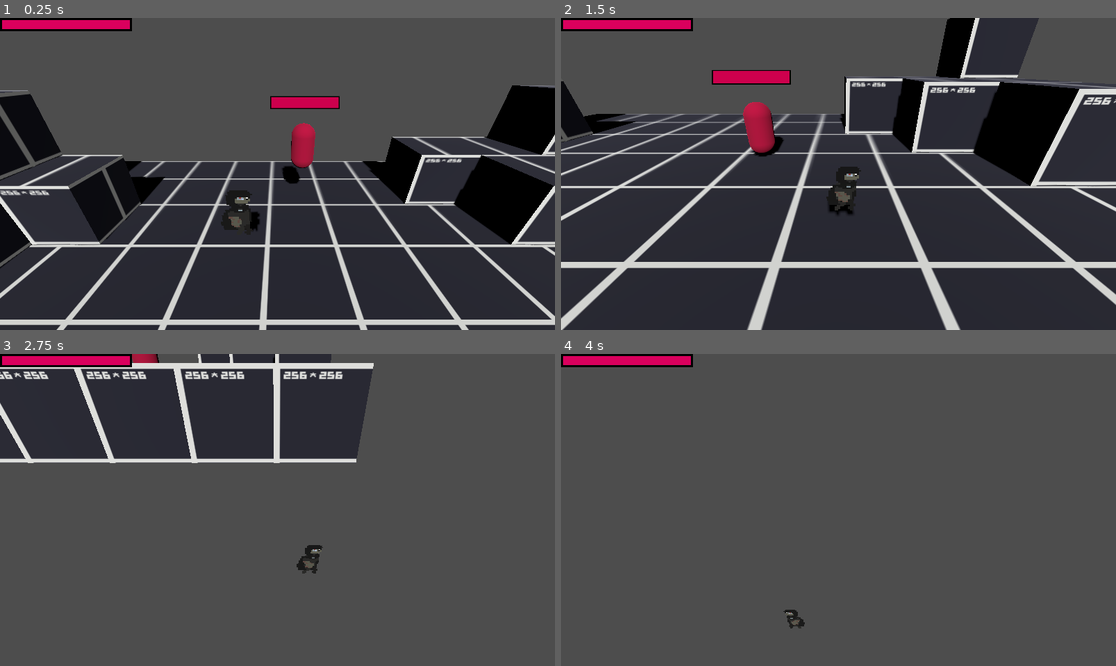
Above: before the commit, frames 1-4 (two rows, left to right).
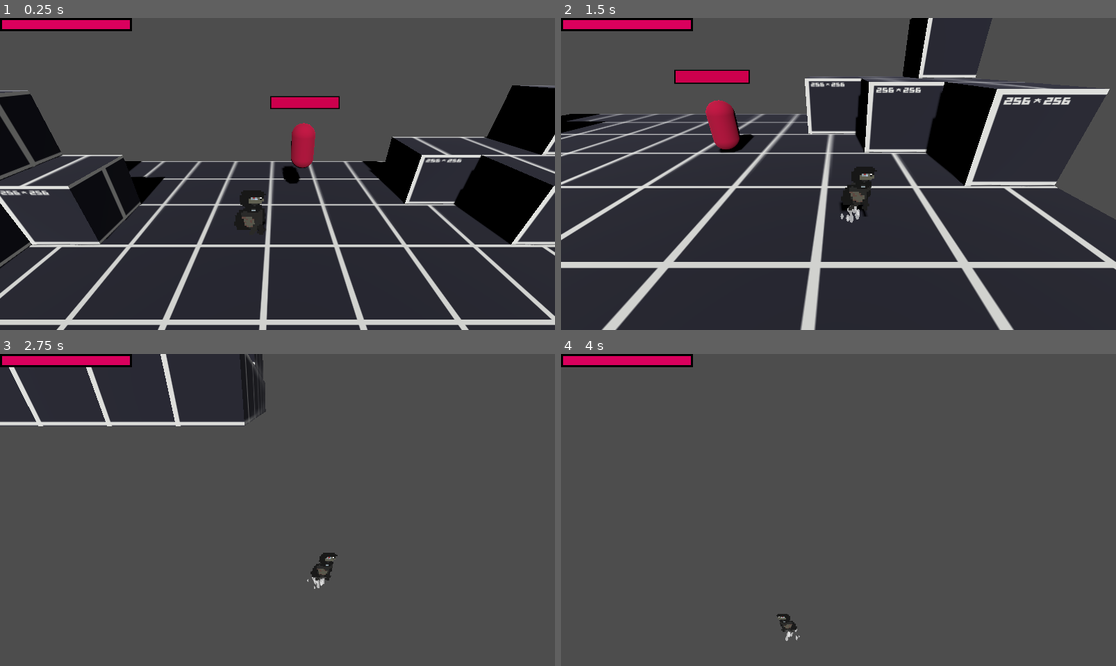
Above: after the commit, the same moments.

Repository: PyuKu2005/BrainsGit
Game: Godot game, scene res://scenes/test_level.tscn
Same seed, same stepped clock (60 frames per second), same inputs: the game is played once before the commit and once after it.
Inputs:
- Up to frame 1 (0.25 s): no input
- Up to frame 2 (1.5 s): hold D (ui_right) 0.53-1.28 s; tap Ctrl (Dash) at 0.6 s; hold S (ui_down) from 1.28 s (still down); tap Shift (Courir) at 1.35 s
- Up to frame 3 (2.75 s): tap Ctrl (Dash) at 1.55, 2.1 s; release S (ui_down) at 2.03 s; hold D (ui_right) from 2.03 s (still down)
- Up to frame 4 (4 s): release D (ui_right) at 2.78 s; hold W (ui_up) 2.78-3.53 s; tap J (playerAttack) at 2.85 s; tap Ctrl (Dash) at 3.05, 3.6 s; hold A (ui_left) from 3.53 s (still down)

The runs differ from the first frame. In frame 1, 0.6% of the frame differs, in the area x 39-48%, y 55-69%; in frame 2, 30%, in the area x 0-100%, y 0-100%; in frame 3, 15%; in frame 4, 0.2%.

Commit message:
Ajout de particules quand on bouge
PAs tout à fait fini, je veux dynamiquement changer la durée des particules selon l'état du personnage pour la prochaine séance

Diff:
--- /dev/null
+++ b/Particles/WalkingParticles.tscn
@@ -0,0 +1,36 @@
+[gd_scene load_steps=6 format=3 uid="uid://bx76p87xo5all"]
+
+[sub_resource type="Curve" id="Curve_jfkli"]
+_data = [Vector2(0.132075, 1), 0.0, 0.0, 0, 0, Vector2(0.578616, 0.714286), 0.0, 0.0, 0, 0, Vector2(0.867924, 0.450549), 0.0, 0.0, 0, 0]
+point_count = 3
+
+[sub_resource type="CurveTexture" id="CurveTexture_g6iyh"]
+curve = SubResource("Curve_jfkli")
+
+[sub_resource type="ParticleProcessMaterial" id="ParticleProcessMaterial_rlps5"]
+emission_shape = 3
+emission_box_extents = Vector3(0.5, 0.5, 0.5)
+scale_min = 0.5
+scale_max = 0.5
+scale_curve = SubResource("CurveTexture_g6iyh")
+color = Color(1, 1, 1, 0.643137)
+
+[sub_resource type="StandardMaterial3D" id="StandardMaterial3D_f86lx"]
+transparency = 1
+shading_mode = 0
+albedo_color = Color(0.933333, 0.933333, 0.933333, 0.658824)
+disable_receive_shadows = true
+billboard_mode = 1
+billboard_keep_scale = true
+grow_amount = -6.063
+
+[sub_resource type="SphereMesh" id="SphereMesh_bd8eg"]
+lightmap_size_hint = Vector2i(17, 9)
+material = SubResource("StandardMaterial3D_f86lx")
+
+[node name="GPUParticles3D" type="GPUParticles3D"]
+transform = Transform3D(1.13648, 0, 0, 0, 1.13648, 0, 0, 0, 1.13648, 0, 0, 0)
+amount = 10
+lifetime = 0.31
+process_material = SubResource("ParticleProcessMaterial_rlps5")
+draw_pass_1 = SubResource("SphereMesh_bd8eg")
--- a/scenes/Player.tscn
+++ b/scenes/Player.tscn
@@ -1,7 +1,8 @@
-[gd_scene load_steps=16 format=3 uid="uid://cn5s5415vxhb0"]
+[gd_scene load_steps=17 format=3 uid="uid://cn5s5415vxhb0"]
 
 [ext_resource type="Script" path="res://script/playerMovement.gd" id="1_i62jh"]
 [ext_resource type="Texture2D" uid="uid://dq3aftttufc4x" path="res://Animations/TheBrain-Sheet.png" id="2_vg3rf"]
+[ext_resource type="PackedScene" uid="uid://bx76p87xo5all" path="res://Particles/WalkingParticles.tscn" id="3_j86tl"]
 
 [sub_resource type="Animation" id="Animation_ijhyk"]
 resource_name = "Attack"
@@ -10,7 +11,7 @@
 tracks/0/type = "value"
 tracks/0/imported = false
 tracks/0/enabled = true
-tracks/0/path = NodePath("Sprite3D/playerHitArea/hitArea:disabled")
+tracks/0/path = NodePath("Marker3D/Sprite3D/playerHitArea/hitArea:disabled")
 tracks/0/interp = 1
 tracks/0/loop_wrap = true
 tracks/0/keys = {
@@ -22,7 +23,7 @@
 tracks/1/type = "value"
 tracks/1/imported = false
 tracks/1/enabled = true
-tracks/1/path = NodePath("Sprite3D:frame")
+tracks/1/path = NodePath("Marker3D/Sprite3D:frame")
 tracks/1/interp = 1
 tracks/1/loop_wrap = true
 tracks/1/keys = {
@@ -39,7 +40,7 @@
 tracks/0/type = "value"
 tracks/0/imported = false
 tracks/0/enabled = true
-tracks/0/path = NodePath("Sprite3D:frame")
+tracks/0/path = NodePath("Marker3D/Sprite3D:frame")
 tracks/0/interp = 1
 tracks/0/loop_wrap = true
 tracks/0/keys = {
@@ -51,7 +52,7 @@
 tracks/1/type = "value"
 tracks/1/imported = false
 tracks/1/enabled = true
-tracks/1/path = NodePath("Sprite3D/playerHitArea/hitArea:disabled")
+tracks/1/path = NodePath("Marker3D/Sprite3D/playerHitArea/hitArea:disabled")
 tracks/1/interp = 1
 tracks/1/loop_wrap = true
 tracks/1/keys = {
@@ -68,7 +69,7 @@
 tracks/0/type = "value"
 tracks/0/imported = false
 tracks/0/enabled = true
-tracks/0/path = NodePath("Sprite3D:frame")
+tracks/0/path = NodePath("Marker3D/Sprite3D:frame")
 tracks/0/interp = 1
 tracks/0/loop_wrap = true
 tracks/0/keys = {
@@ -85,7 +86,7 @@
 tracks/0/type = "value"
 tracks/0/imported = false
 tracks/0/enabled = true
-tracks/0/path = NodePath("Sprite3D:frame")
+tracks/0/path = NodePath("Marker3D/Sprite3D:frame")
 tracks/0/interp = 1
 tracks/0/loop_wrap = true
 tracks/0/keys = {
@@ -101,7 +102,7 @@
 tracks/0/type = "value"
 tracks/0/imported = false
 tracks/0/enabled = true
-tracks/0/path = NodePath("Sprite3D:frame")
+tracks/0/path = NodePath("Marker3D/Sprite3D:frame")
 tracks/0/interp = 1
 tracks/0/loop_wrap = true
 tracks/0/keys = {
@@ -116,7 +117,7 @@
 tracks/0/type = "bezier"
 tracks/0/imported = false
 tracks/0/enabled = true
-tracks/0/path = NodePath("Sprite3D:frame")
+tracks/0/path = NodePath("Marker3D/Sprite3D:frame")
 tracks/0/interp = 1
 tracks/0/loop_wrap = true
 tracks/0/keys = {
@@ -127,7 +128,7 @@
 tracks/1/type = "value"
 tracks/1/imported = false
 tracks/1/enabled = true
-tracks/1/path = NodePath("Sprite3D/playerHitArea/hitArea:disabled")
+tracks/1/path = NodePath("Marker3D/Sprite3D/playerHitArea/hitArea:disabled")
 tracks/1/interp = 1
 tracks/1/loop_wrap = true
 tracks/1/keys = {
@@ -144,7 +145,7 @@
 tracks/0/type = "value"
 tracks/0/imported = false
 tracks/0/enabled = true
-tracks/0/path = NodePath("Sprite3D:frame")
+tracks/0/path = NodePath("Marker3D/Sprite3D:frame")
 tracks/0/interp = 1
 tracks/0/loop_wrap = true
 tracks/0/keys = {
@@ -165,16 +166,6 @@
 "attackEnemi": SubResource("Animation_3vqdf")
 }
 
-[sub_resource type="GDScript" id="GDScript_w8p6i"]
-script/source = "extends Area3D
-
-var damage = 10
-
-"
-
-[sub_resource type="BoxShape3D" id="BoxShape3D_wllbe"]
-size = Vector3(0.344116, 0.427063, 0.589355)
-
 [sub_resource type="CapsuleShape3D" id="CapsuleShape3D_ujpgf"]
 radius = 0.282597
 height = 1.18717
@@ -190,17 +181,48 @@
 border_color = Color(0, 0, 0, 1)
 shadow_color = Color(0, 0, 1, 0.6)
 
+[sub_resource type="GDScript" id="GDScript_w8p6i"]
+script/source = "extends Area3D
+
+var damage = 10
+
+"
+
+[sub_resource type="BoxShape3D" id="BoxShape3D_wllbe"]
+size = Vector3(0.344116, 0.427063, 0.589355)
+
 [node name="Player" type="CharacterBody3D" groups=["Player"]]
 script = ExtResource("1_i62jh")
-dash_duration = 0.1
 
 [node name="AnimationPlayer" type="AnimationPlayer" parent="."]
 libraries = {
 "": SubResource("AnimationLibrary_1msms")
 }
 
-[node name="Sprite3D" type="Sprite3D" parent="."]
-transform = Transform3D(-0.965926, -0.255312, -0.0424634, 0.258819, -0.952837, -0.158476, 0, -0.164066, 0.986449, -0.204956, 0, 0)
+[node name="CollisionShape3D" type="CollisionShape3D" parent="."]
+shape = SubResource("CapsuleShape3D_ujpgf")
+
+[node name="CameraControl" type="Node3D" parent="."]
+top_level = true
+
+[node name="CameraTarget" type="Node3D" parent="CameraControl"]
+transform = Transform3D(1, 0, 0, 0, 0.885896, 0.463884, 0, -0.463884, 0.885896, 0, 1.4575, 3.37701)
+
+[node name="Camera3D" type="Camera3D" parent="CameraControl/CameraTarget"]
+transform = Transform3D(1, 0, 0, 0, 1, 0, 0, 0, 1, 0, 0.213137, 0.347565)
+
+[node name="ProgressBar" type="ProgressBar" parent="CameraControl/CameraTarget/Camera3D"]
+offset_right = 274.0
+offset_bottom = 27.0
+theme_override_styles/background = SubResource("StyleBoxFlat_tk6me")
+theme_override_styles/fill = SubResource("StyleBoxFlat_wq3if")
+value = 100.0
+show_percentage = false
+
+[node name="Marker3D" type="Marker3D" parent="."]
+
+[node name="Sprite3D" type="Sprite3D" parent="Marker3D"]
+transform = Transform3D(-0.965926, -0.255312, -0.0424634, 0.258819, -0.952837, -0.158476, 0, -0.164066, 0.986449, 0, 0, 0)
 pixel_size = 0.033
 billboard = 2
 shaded = true
@@ -211,34 +233,18 @@
 vframes = 5
 frame = 1
 
-[node name="playerHitArea" type="Area3D" parent="Sprite3D"]
+[node name="playerHitArea" type="Area3D" parent="Marker3D/Sprite3D"]
 transform = Transform3D(1, 0, 0, 0, 0.98645, -0.164066, 0, 0.164066, 0.98645, 0, 0, 0)
 script = SubResource("GDScript_w8p6i")
 
-[node name="hitArea" type="CollisionShape3D" parent="Sprite3D/playerHitArea"]
+[node name="hitArea" type="CollisionShape3D" parent="Marker3D/Sprite3D/playerHitArea"]
 transform = Transform3D(0.999999, -1.49012e-08, 2.77556e-16, 1.49012e-08, 0.999999, 0, -4.9738e-14, -1.13687e-13, 1, -0.304926, -0.277939, -0.00219731)
 shape = SubResource("BoxShape3D_wllbe")
 disabled = true
 
-[node name="CollisionShape3D" type="CollisionShape3D" parent="."]
-shape = SubResource("CapsuleShape3D_ujpgf")
-
-[node name="CameraControl" type="Node3D" parent="."]
-top_level = true
-
-[node name="CameraTarget" type="Node3D" parent="CameraControl"]
-transform = Transform3D(1, 0, 0, 0, 0.885896, 0.463884, 0, -0.463884, 0.885896, 0, 1.4575, 3.37701)
-
-[node name="Camera3D" type="Camera3D" parent="CameraControl/CameraTarget"]
-transform = Transform3D(1, 0, 0, 0, 1, 0, 0, 0, 1, 0, 0.213137, 0.347565)
-
-[node name="ProgressBar" type="ProgressBar" parent="CameraControl/CameraTarget/Camera3D"]
-offset_right = 274.0
-offset_bottom = 27.0
-theme_override_styles/background = SubResource("StyleBoxFlat_tk6me")
-theme_override_styles/fill = SubResource("StyleBoxFlat_wq3if")
-value = 100.0
-show_percentage = false
+[node name="GPUParticles3D" parent="Marker3D/Sprite3D" instance=ExtResource("3_j86tl")]
+transform = Transform3D(-0.0454596, -0.287482, 2.66791e-08, 0.156533, -0.0812422, -0.0455549, 0.0260345, -0.0135122, 0.273899, 0.00696123, 0.460827, 0.135717)
+local_coords = true
 
 [connection signal="animation_finished" from="AnimationPlayer" to="." method="_on_animation_player_animation_finished"]
-[connection signal="body_entered" from="Sprite3D/playerHitArea" to="." method="_on_player_hit_area_body_entered"]
+[connection signal="body_entered" from="Marker3D/Sprite3D/playerHitArea" to="." method="_on_player_hit_area_body_entered"]
--- a/script/playerMovement.gd
+++ b/script/playerMovement.gd
@@ -7,6 +7,8 @@
 
 @onready var area3d = $Sprite3D/playerHitArea
 @onready var animation = $AnimationPlayer
+@onready var material = $Marker3D/Sprite3D/GPUParticles3D.process_material
+
 var gravity = ProjectSettings.get_setting("physics/3d/default_gravity")
 var playerHealth = 100
 var isAttacking = false
@@ -16,6 +18,7 @@
 var currentAttackAnimation = "Attack2"  # Start with Attack2
 var attackComboTimer = 0.0  # Timer to manage switching between Attack2 and Attack
 var comboDelay = 0.5  # Delay between switching attacks in the loop
+
 
 ##### DÉBUT PROCESS DELTA #####
 func _physics_process(delta):
@@ -50,20 +53,25 @@
 		if direction:
 			velocity.x = direction.x * currentSpeed
 			velocity.z = direction.z * currentSpeed
+			$Marker3D/Sprite3D/GPUParticles3D.visible = true
 			if not isAttacking:
 				animation.play("BrainMoving", -1, 2.0 if currentSpeed == sprintSpeed else 1.0, true)
+			if sprintSpeed:
+				material.set("lifetime", 2.0)
+
 			if input_dir.x < 0:
-				$Sprite3D.flip_h = true
-				area3d.scale.x = -abs(area3d.scale.x)
+				$Marker3D.scale.x = -1
+				$Marker3D/Sprite3D.flip_h = true
 			elif input_dir.x > 0:
-				$Sprite3D.flip_h = false
-				area3d.scale.x = abs(area3d.scale.x)
+				$Marker3D.scale.x = 1
+				$Marker3D/Sprite3D.flip_h = false
+
 		else:
 			velocity.x = move_toward(velocity.x, 0, SPEED)
 			velocity.z = move_toward(velocity.z, 0, SPEED)
+			$Marker3D/Sprite3D/GPUParticles3D.visible = false
 			if not isAttacking:
 				animation.play("BrainIdle", -1, 1.0, true)
-#fixed!
 	move_and_slide()
 
 
